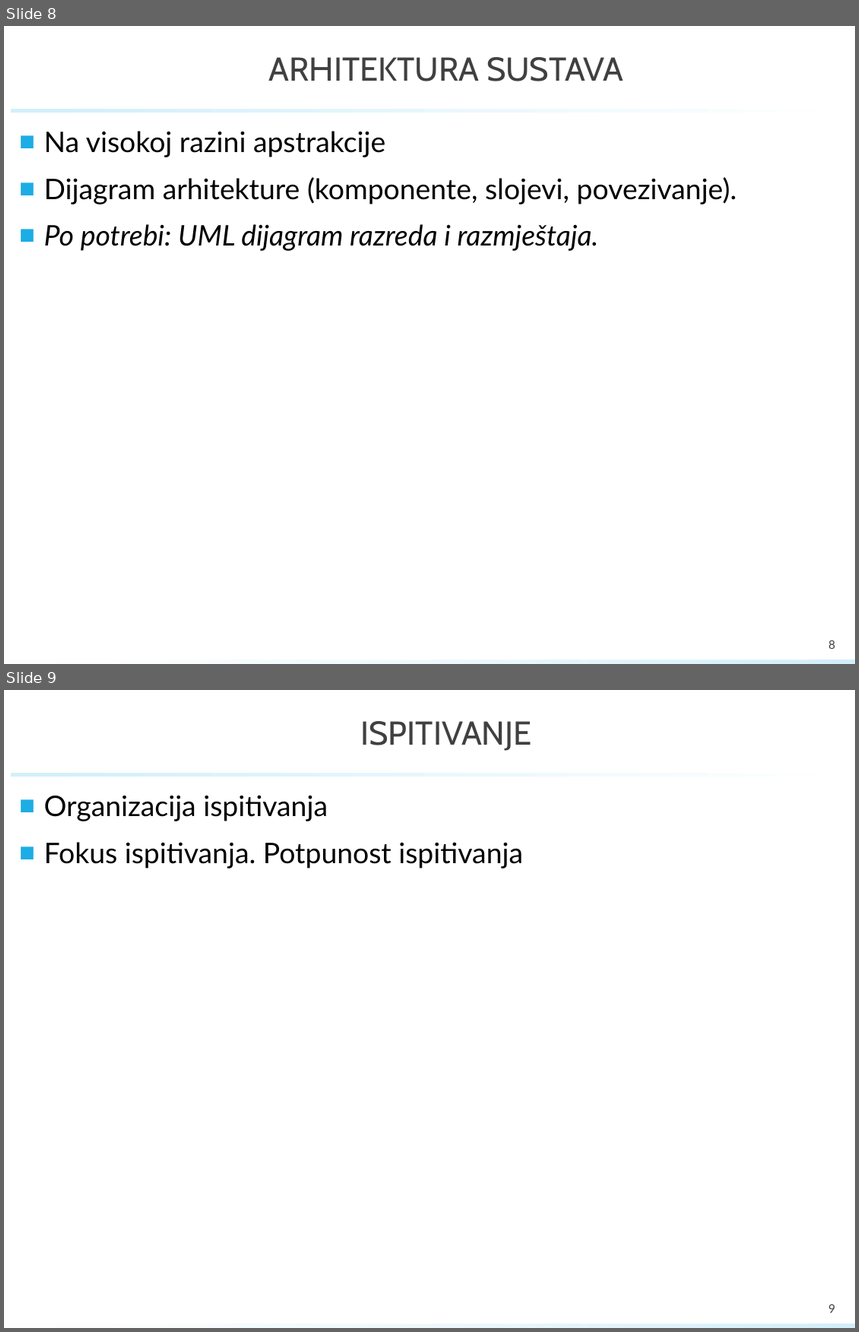
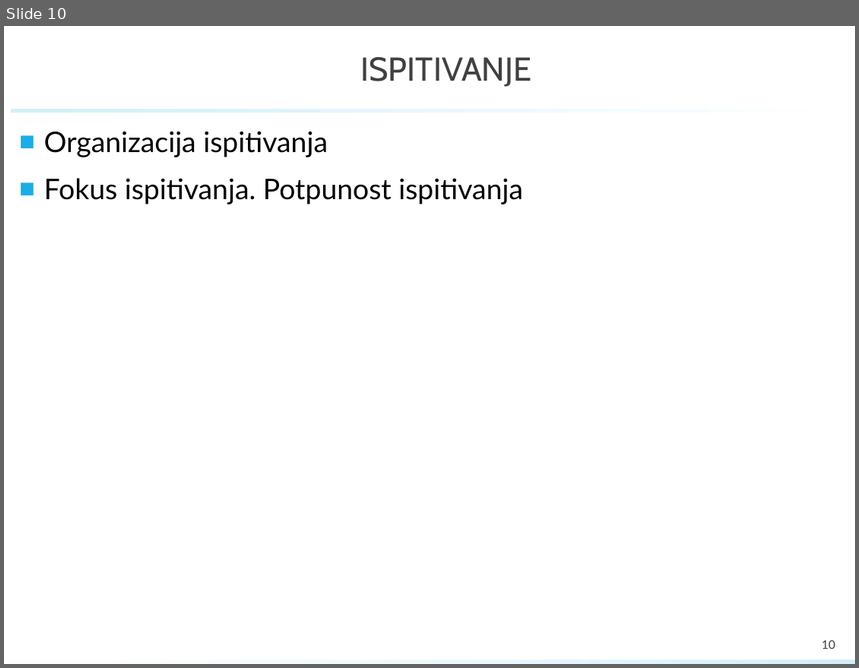
Before and after one commit to GolubIvan/Programsko-inzenjerstvo, a slide deck: PROINZ_TGxx.x_naziv_app.pptx. Shown one above the other, each under a label of ours: slides 8 and 9 before the commit, slide 10 after it. The pictures are 859x1332 and 859x668 pixels, drawn with LibreOffice and Linux fonts; fonts in the diff are those of the drawing; background and template pictures are left out. Boxes give left, top, right and bottom in pixels: in the first picture for what was removed or moved away, otherwise in the second. Text is boxed around its words. In the diff, an @@ line names an element or a change of style, - is before the commit and + after.

```diff
--- a/PROINZ_TGxx.x_naziv_app.pptx
+++ b/PROINZ_TGxx.x_naziv_app.pptx
@@ slide 8 removed at [4, 26, 855, 664], background #FFFFFF; not listed: 2 template elements that a slide beside it also shows @@
@@ title removed at [269, 57, 624, 81] @@
-ARHITEKTURA SUSTAVA
@@ text removed at [44, 131, 737, 251] @@
-■ Na visokoj razini apstrakcije
-■ Dijagram arhitekture (komponente, slojevi, povezivanje).
-■ Po potrebi: UML dijagram razreda i razmještaja.
@@ page number removed at [829, 640, 835, 649] @@
-8
@@ what was slide 9 is now slide 10 @@
@@ page number at [822, 640, 835, 649]: text changed @@
-9
+10
```
Also in this commit, not shown: 6 slides changed, 6 slides added, 3 other slides removed.
